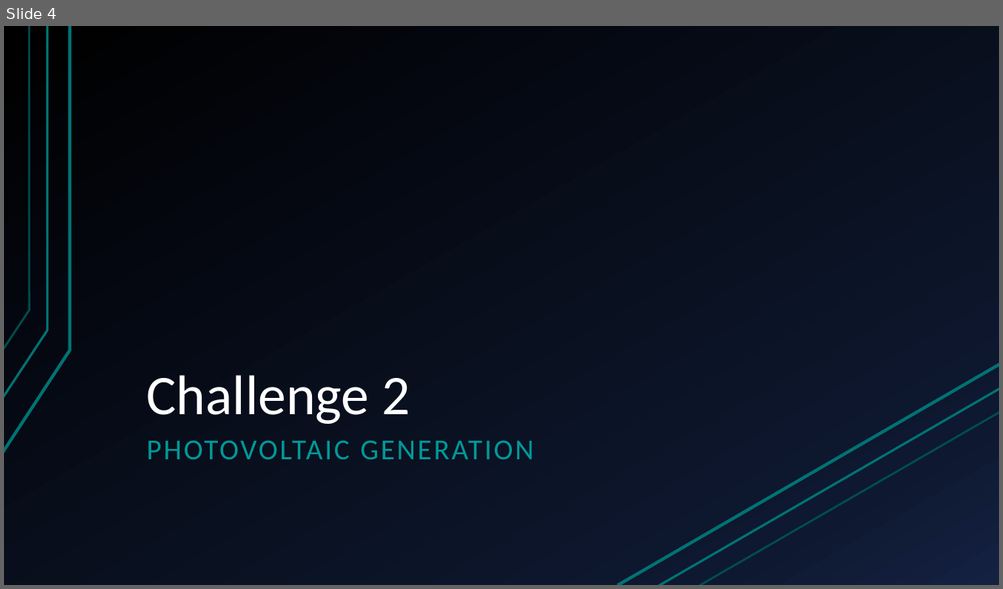
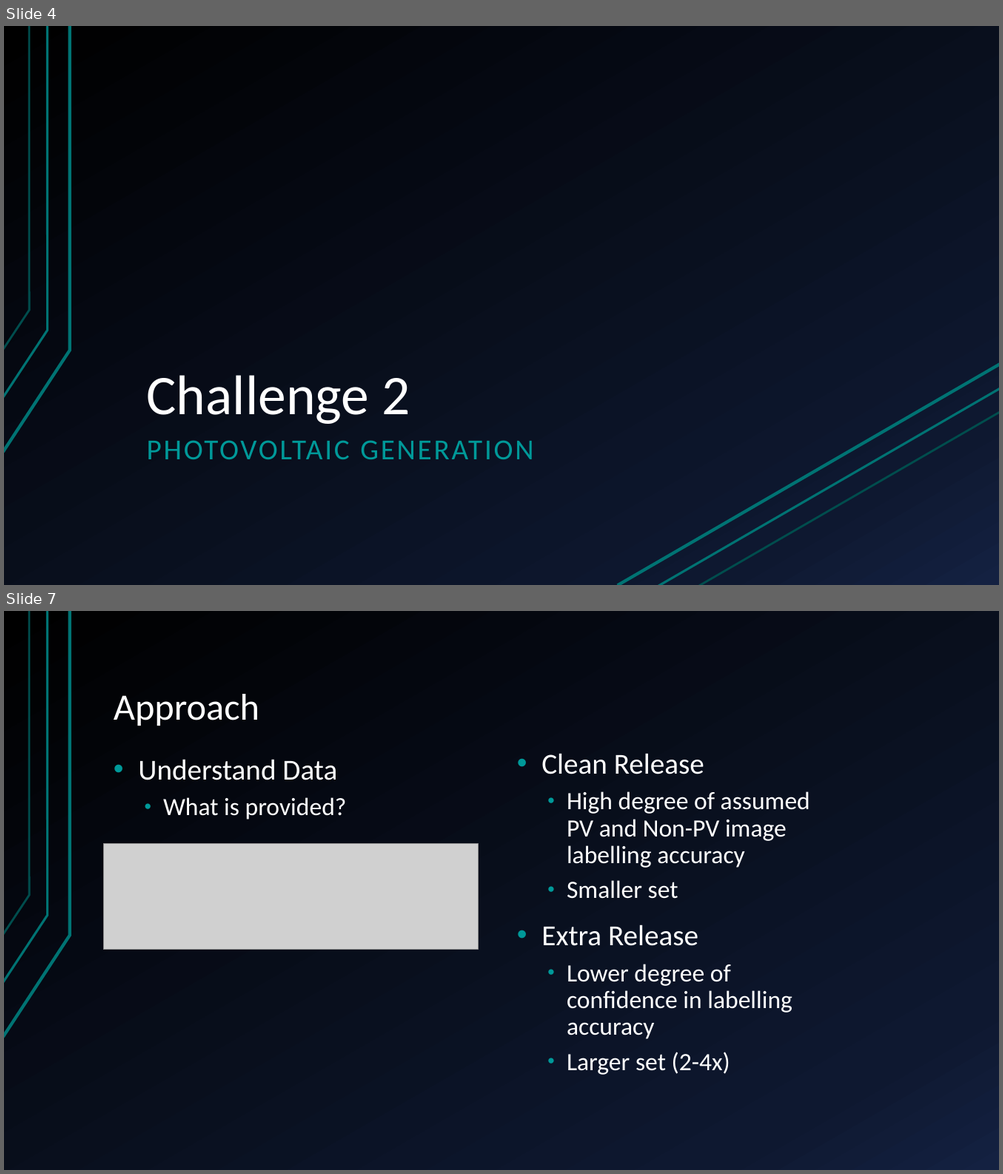
Before and after one commit to sofiary/teamunicornn, a slide deck: Western Power Hack-a-Gig Presentation.pptx. Shown one above the other, each under a label of ours: slide 4 before the commit, slides 4 and 7 after it; the slides between them are not shown. The pictures are 1003x589 and 1003x1174 pixels, drawn with LibreOffice and Linux fonts; fonts in the diff are those of the drawing; grey boxes stand for pictures. Boxes give left, top, right and bottom in pixels: in the first picture for what was removed or moved away, otherwise in the second. Text is boxed around its words. In the diff, an @@ line names an element or a change of style, - is before the commit and + after.

```diff
--- a/Western Power Hack-a-Gig Presentation.pptx
+++ b/Western Power Hack-a-Gig Presentation.pptx
@@ slide 7 added at (4,611,999,1170), background gradient #000000 to #0F1931 to #142242; not listed: 3 template elements that a slide beside it also shows @@
@@ title added at (114,694,259,726), 36 pt, text #FFFFFF @@
+Approach
@@ text added at (138,759,347,820), 24 pt, text #FFFFFF @@
+• Understand Data
+  • What is provided?
@@ text added at (541,753,810,1075), 24 pt, text #FFFFFF @@
+• Clean Release
+  • High degree of assumed PV and Non-PV image labelling accuracy
+  • Smaller set
+• Extra Release
+  • Lower degree of confidence in labelling accuracy
+  • Larger set (2-4x)
@@ picture added at (103,844,478,950) @@
```
Also in this commit, not shown: 1 slide changed, 8 other slides added, 1 slide removed, 1 other file.
